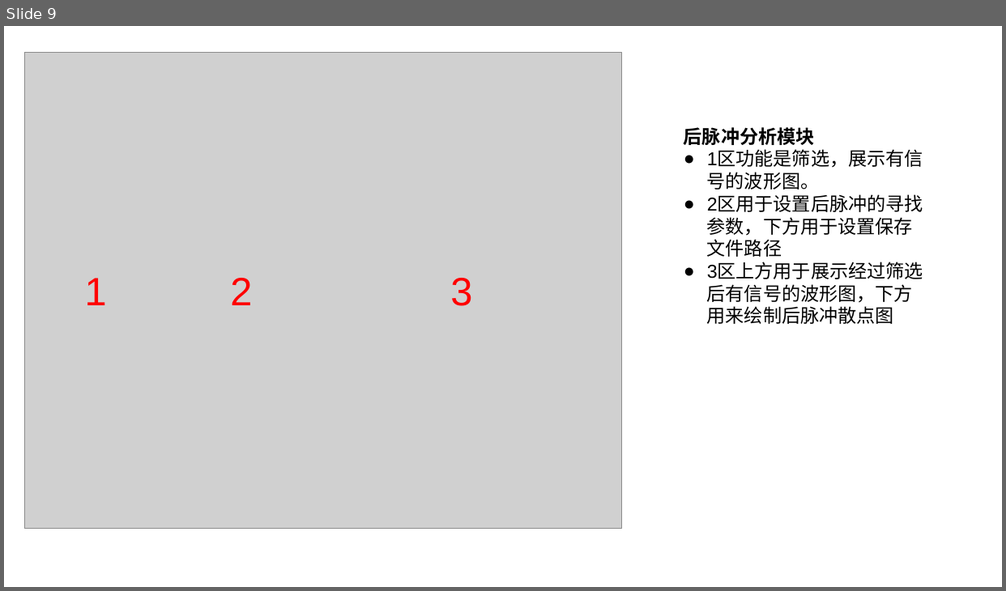
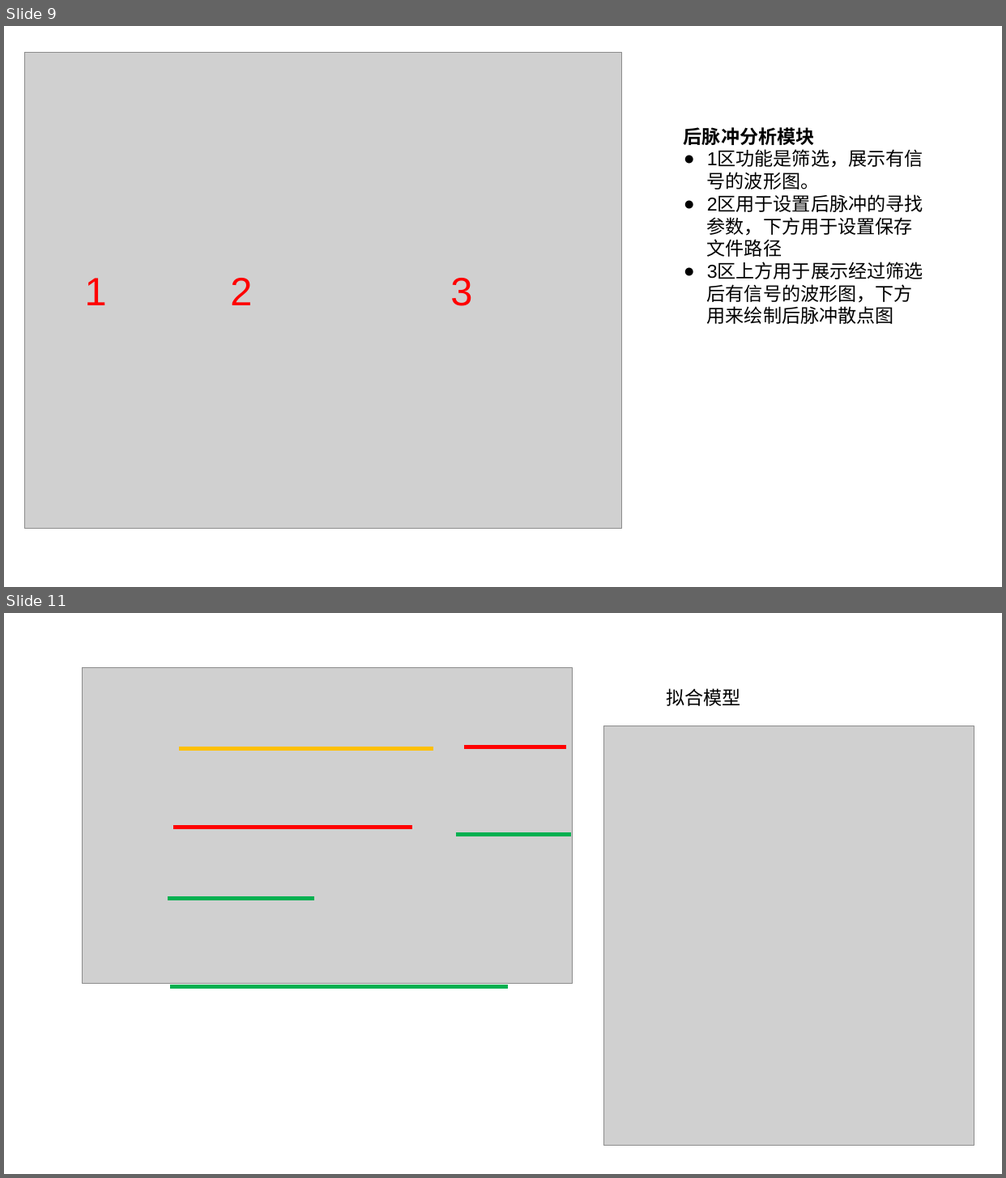
Before and after one commit to PENG-HuaXing/oscilloscope, a slide deck: Presentation1.pptx. Shown one above the other, each under a label of ours: slide 9 before the commit, slides 9 and 11 after it; the slides between them are not shown. The pictures are 1006x591 and 1006x1178 pixels, drawn with LibreOffice and Linux fonts; fonts in the diff are those of the drawing; grey boxes stand for pictures. Boxes give left, top, right and bottom in pixels: in the first picture for what was removed or moved away, otherwise in the second. Text is boxed around its words. In the diff, an @@ line names an element or a change of style, - is before the commit and + after.

```diff
--- a/Presentation1.pptx
+++ b/Presentation1.pptx
@@ slide 11 added at (x1=4, y1=613, x2=1002, y2=1174), background #FFFFFF @@
@@ picture added at (x1=83, y1=668, x2=572, y2=984) @@
@@ text added at (x1=667, y1=688, x2=741, y2=706), 18 pt, text #000000 @@
+拟合模型
@@ picture added at (x1=603, y1=726, x2=974, y2=1145) @@
@@ line added from (178, 748) to (433, 748), #FFC000 4 pt @@
@@ line added from (464, 747) to (566, 747), #FF0000 4 pt @@
@@ line added from (173, 827) to (412, 827), #FF0000 4 pt @@
@@ line added from (455, 835) to (572, 835), #00B050 4 pt @@
@@ line added from (168, 898) to (315, 898), #00B050 4 pt @@
@@ line added from (170, 987) to (508, 987), #00B050 4 pt @@
```
Also in this commit, not shown: 5 other slides added.
